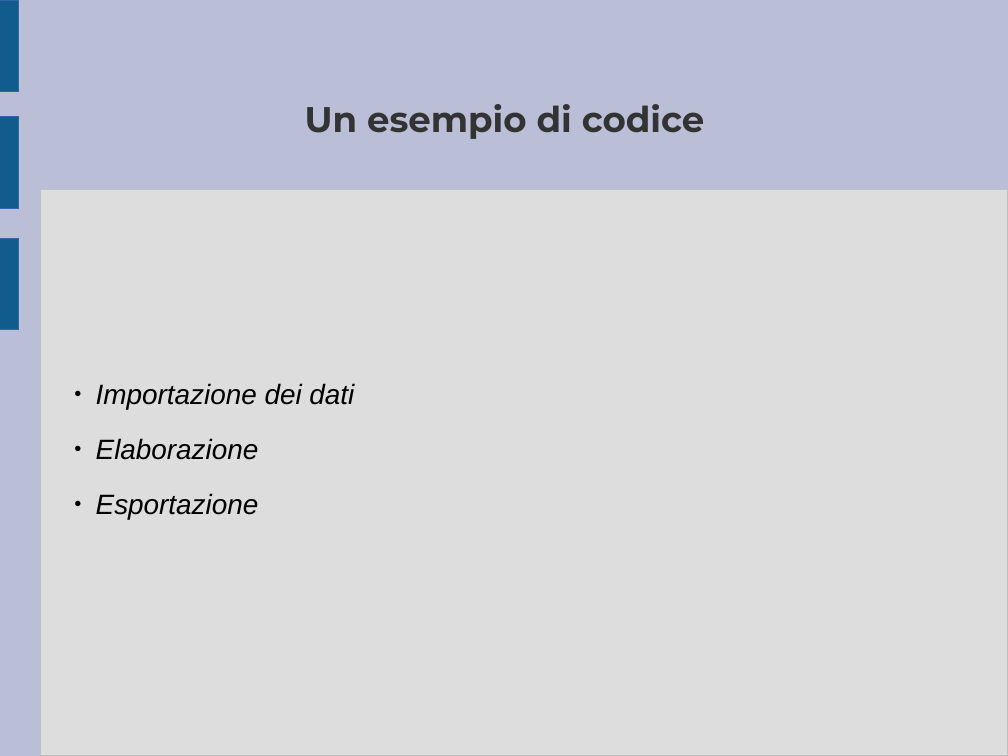
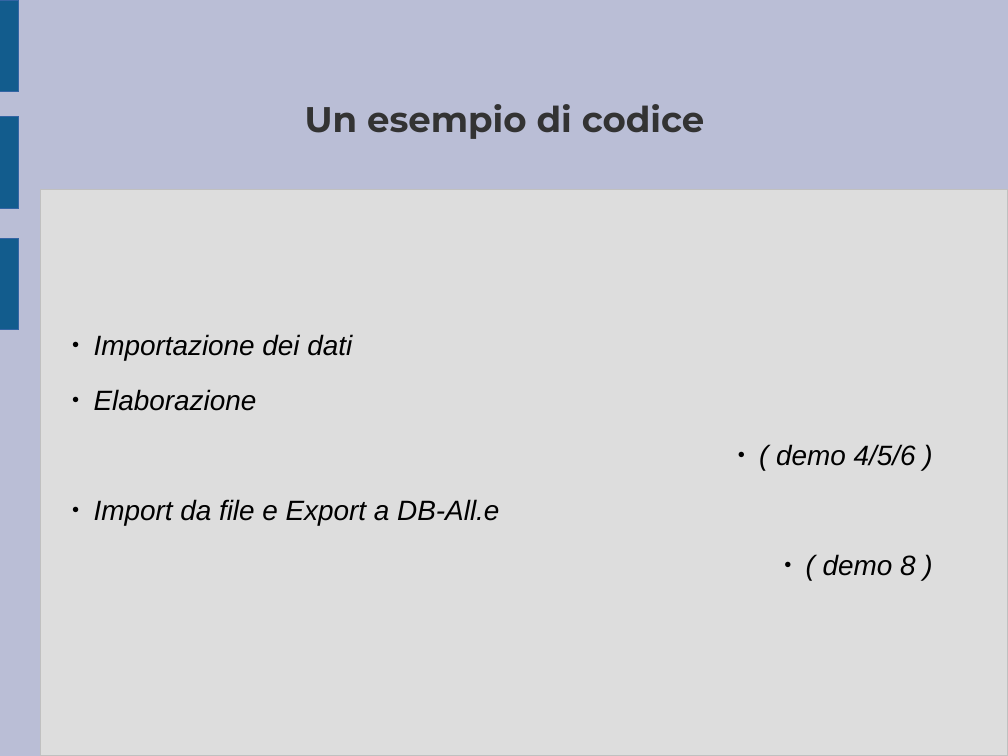
Before and after one commit to ARPA-SIMC/libsim, a slide deck: slide 13 of doc/breve_presentazione.odp. Drawn at 1008x756 pixels with LibreOffice and Linux fonts; fonts in the diff are those of the drawing. Boxes give left, top, right and bottom in pixels: in the first picture for what was removed or moved away, otherwise in the second. Text is boxed around its words. In the diff, an @@ line names an element or a change of style, - is before the commit and + after.

```diff
--- a/doc/breve_presentazione.odp
+++ b/doc/breve_presentazione.odp
@@ subtitle at (94, 444, 916, 576): text changed @@
-● Esportazione
+● ( demo 4/5/6 )
+● Import da file e Export a DB-All.e
+● ( demo 8 )
```
Also in this commit, not shown: 7 other slides changed.
